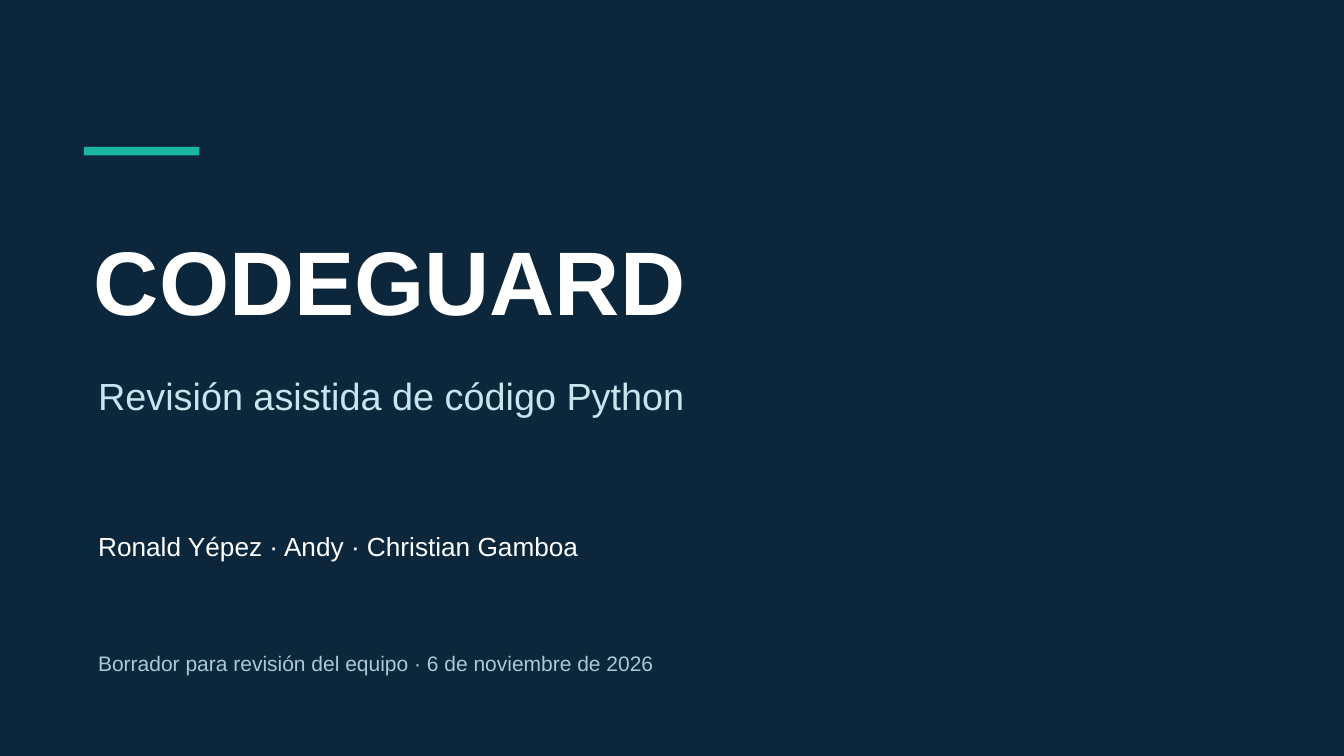
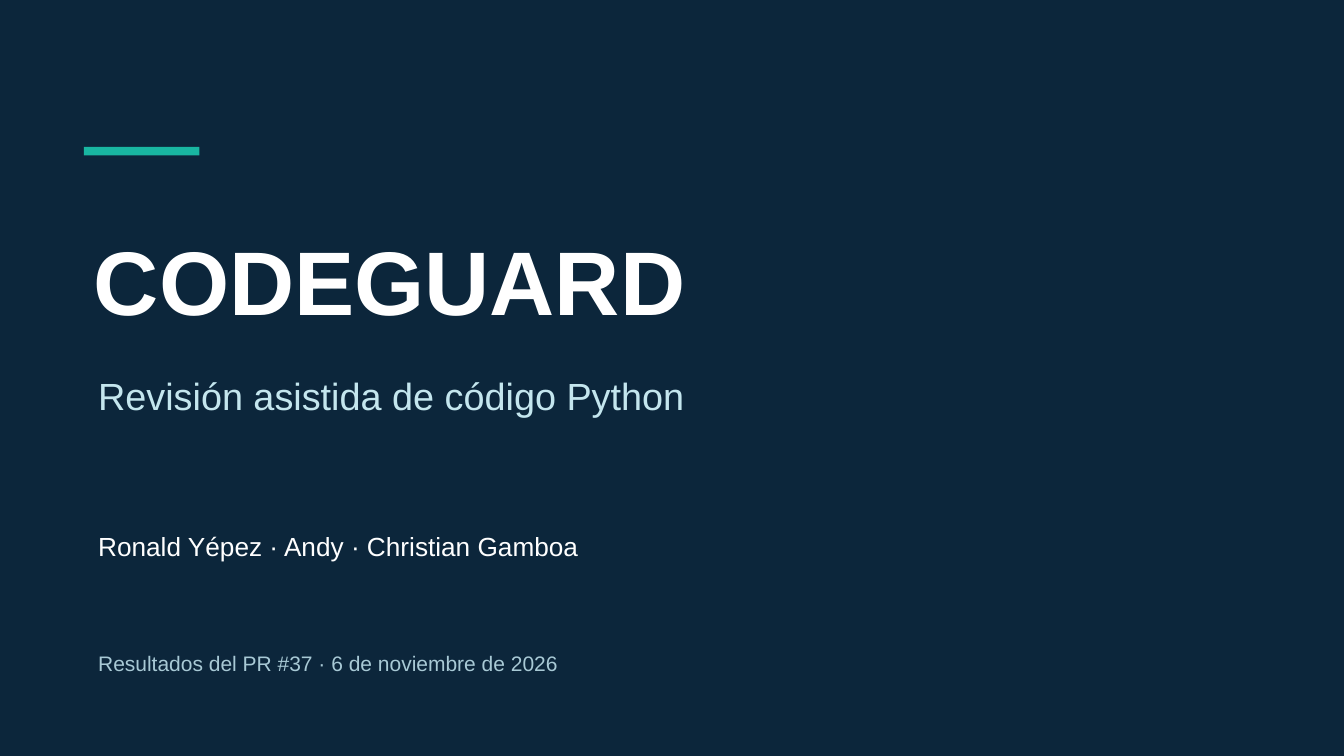
Before and after one commit to Christian-gv-01/revisor-inteligente-codigo, a slide deck: slide 1 of docs/presentacion/CODEGUARD-borrador-12-minutos.pptx. Drawn at 1344x756 pixels with LibreOffice and Linux fonts; fonts in the diff are those of the drawing. Boxes give left, top, right and bottom in pixels: in the first picture for what was removed or moved away, otherwise in the second. Text is boxed around its words. In the diff, an @@ line names an element or a change of style, - is before the commit and + after.

```diff
--- a/docs/presentacion/CODEGUARD-borrador-12-minutos.pptx
+++ b/docs/presentacion/CODEGUARD-borrador-12-minutos.pptx
@@ text at <box>98,656,558,671</box>: text changed @@
-Borrador para revisión del equipo · 6 de noviembre de 2026
+Resultados del PR #37 · 6 de noviembre de 2026
```
Also in this commit, not shown: 6 other slides changed, 2 slides added, 2 slides removed, 4 other files.
